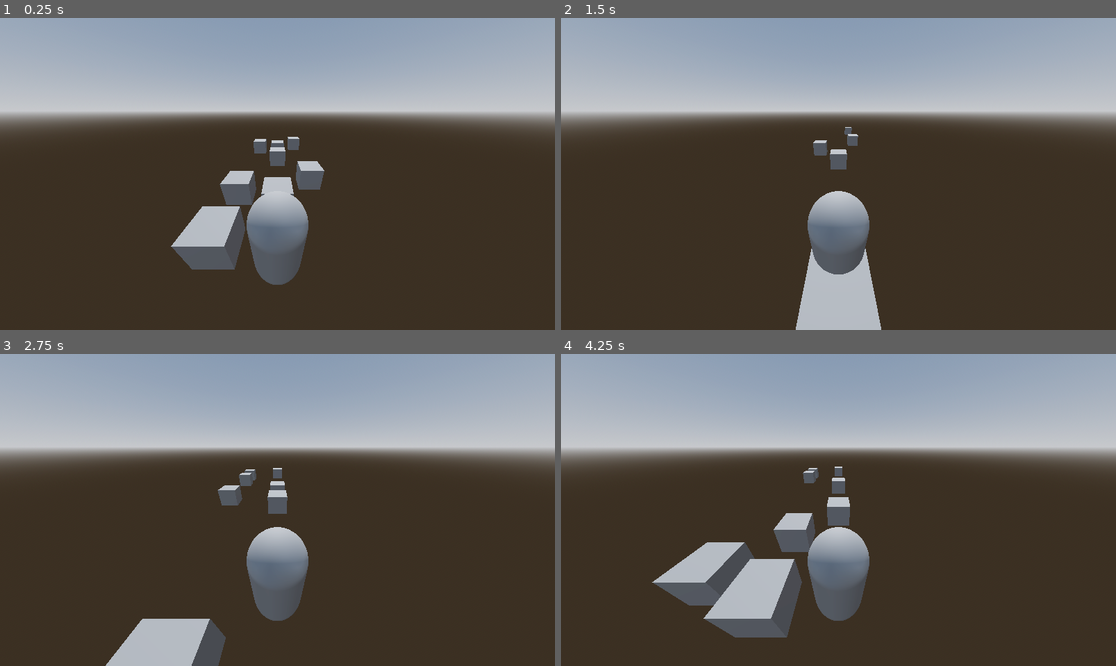
Above: before the commit, frames 1-4 (two rows, left to right).
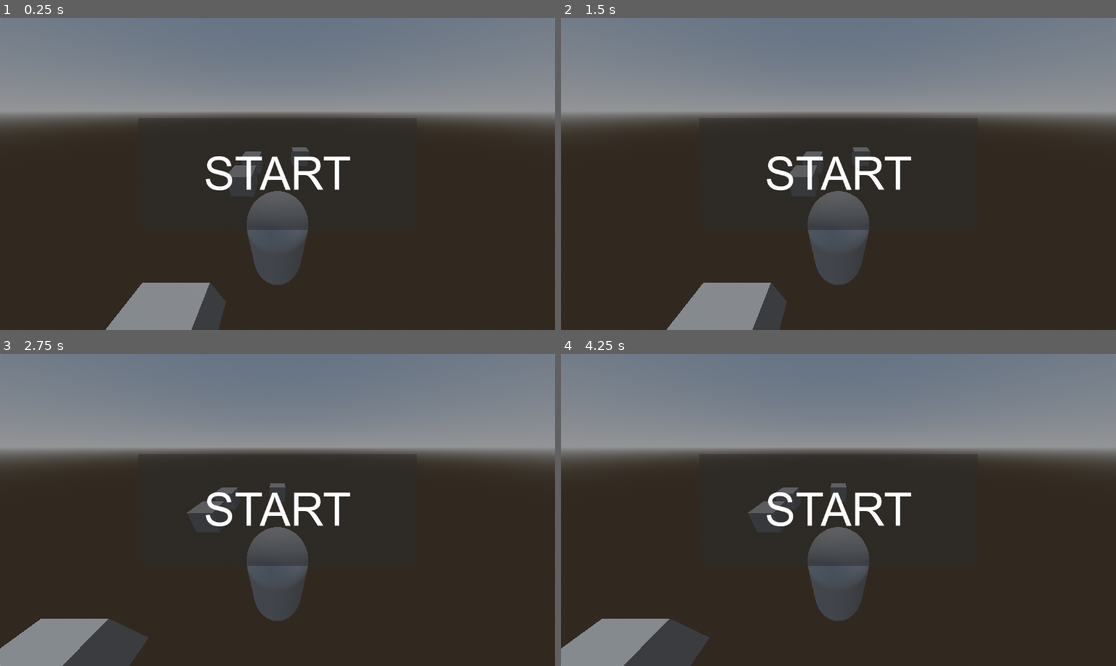
Above: after the commit, the same moments.

Repository: Alexxx180/Kazan-Tick
Game: Godot game, scene res://assets/scenes/levels/kazan.tscn
Two runs of this game, one before a commit and one after it. Both use one fixed random seed, a clock stepped at 60 frames per second and the inputs below.
Inputs (mouse positions are in pixels of both pictures, inside the frame that each line leads up to):
- Up to frame 1 (0.25 s): no input
- Up to frame 2 (1.5 s): click (838, 174) at 0.5 s, where only the run after the commit has a clickable "START"; click (838, 174) at 1.25 s, where only the run after the commit has a clickable "START"
- Up to frame 3 (2.75 s): hold Right (right) from 2.03 s (still down); tap Space (jump) at 2.27 s
- Up to frame 4 (4.25 s): release Right (right) at 2.78 s; hold Down (down) 2.78-3.53 s; tap Space (jump) at 3.02 s; hold Right (right) from 3.53 s (still down)

The runs differ from the first frame. In frame 1, 42% of the frame differs, in the area x 0-100%, y 0-100%; in frame 2, 42%; in frame 3, 42%; in frame 4, 46%.

Commit message:
UI: Start screen

Diff:
--- /dev/null
+++ b/assets/resources/runtime/fonts/arial/arial.tres
@@ -0,0 +1,9 @@
+[gd_resource type="FontFile" format=3 uid="uid://cimbcsodcpqih"]
+
+[resource]
+cache/0/16/0/ascent = 0.0
+cache/0/16/0/descent = 0.0
+cache/0/16/0/underline_position = 0.0
+cache/0/16/0/underline_thickness = 0.0
+cache/0/16/0/scale = 1.0
+cache/0/16/0/kerning_overrides/16/0 = Vector2(0, 0)
--- /dev/null
+++ b/assets/resources/runtime/themes/caption.tres
@@ -0,0 +1,16 @@
+[gd_resource type="Theme" load_steps=3 format=3 uid="uid://dx8ulouwush12"]
+
+[ext_resource type="FontFile" uid="uid://c54ec7olcgmsd" path="res://assets/resources/runtime/fonts/arial/ttf/arial.ttf" id="1_f6uog"]
+
+[sub_resource type="FontFile" id="FontFile_y0n0v"]
+cache/0/16/0/ascent = 0.0
+cache/0/16/0/descent = 0.0
+cache/0/16/0/underline_position = 0.0
+cache/0/16/0/underline_thickness = 0.0
+cache/0/16/0/scale = 1.0
+cache/0/16/0/kerning_overrides/16/0 = Vector2(0, 0)
+
+[resource]
+default_font = ExtResource("1_f6uog")
+default_font_size = 96
+/fonts/caption = SubResource("FontFile_y0n0v")
--- a/assets/scenes/actors/controllers/terrain.tscn
+++ b/assets/scenes/actors/controllers/terrain.tscn
@@ -4,4 +4,3 @@
 
 [node name="terrain" type="Node3D"]
 script = ExtResource("1_j6tu8")
-terrian_blocks_path = "res://assets/scenes/actors/blocks/areas/left/middle/right/"
--- a/assets/scenes/actors/hero.tscn
+++ b/assets/scenes/actors/hero.tscn
@@ -1,8 +1,9 @@
-[gd_scene load_steps=4 format=3 uid="uid://cfi67atue4lrh"]
+[gd_scene load_steps=5 format=3 uid="uid://cfi67atue4lrh"]
 
 [ext_resource type="Script" path="res://assets/scripts/player/moves.gd" id="1_n6ecw"]
 [ext_resource type="Shape3D" uid="uid://dhuv61g65fkt" path="res://assets/resources/runtime/templates/materials/shapes/humanoid.tres" id="1_ty4wy"]
 [ext_resource type="CapsuleMesh" uid="uid://bo405jfge7od8" path="res://assets/resources/runtime/templates/materials/meshes/humanoid.tres" id="2_e3ejg"]
+[ext_resource type="PackedScene" uid="uid://cxxnrcvqee4rg" path="res://assets/scenes/ui/screens/retry.tscn" id="4_0vc1d"]
 
 [node name="hero" type="CharacterBody3D"]
 transform = Transform3D(1, 0, 0, 0, 1, 0, 0, 0, 1, 0, 1.1, 0)
@@ -17,3 +18,5 @@
 [node name="vision" type="Camera3D" parent="."]
 transform = Transform3D(-1, -4.37114e-08, 7.57103e-08, 0, 0.866025, 0.5, -8.74228e-08, 0.5, -0.866025, 0, 2.10124, -1.18798)
 fov = 110.0
+
+[node name="retry" parent="vision" instance=ExtResource("4_0vc1d")]
--- /dev/null
+++ b/assets/scenes/ui/elements/start.tscn
@@ -0,0 +1,46 @@
+[gd_scene load_steps=3 format=3 uid="uid://ca63la17sjoj2"]
+
+[ext_resource type="Script" path="res://assets/scripts/ui/retry.gd" id="1_inrsl"]
+[ext_resource type="Theme" uid="uid://dx8ulouwush12" path="res://assets/resources/runtime/themes/caption.tres" id="1_kuf46"]
+
+[node name="start" type="Button"]
+self_modulate = Color(1, 1, 1, 0.501961)
+anchors_preset = 15
+anchor_right = 1.0
+anchor_bottom = 1.0
+grow_horizontal = 2
+grow_vertical = 2
+script = ExtResource("1_inrsl")
+
+[node name="decoration" type="ColorRect" parent="."]
+layout_mode = 1
+anchors_preset = 8
+anchor_left = 0.5
+anchor_top = 0.5
+anchor_right = 0.5
+anchor_bottom = 0.5
+offset_left = -289.0
+offset_top = -116.0
+offset_right = 289.0
+offset_bottom = 116.0
+grow_horizontal = 2
+grow_vertical = 2
+color = Color(0.168627, 0.168627, 0.168627, 0.501961)
+
+[node name="text" type="Label" parent="."]
+layout_mode = 1
+anchors_preset = 8
+anchor_left = 0.5
+anchor_top = 0.5
+anchor_right = 0.5
+anchor_bottom = 0.5
+offset_left = -20.0
+offset_top = -13.0
+offset_right = 20.0
+offset_bottom = 13.0
+grow_horizontal = 2
+grow_vertical = 2
+theme = ExtResource("1_kuf46")
+text = "START"
+
+[connection signal="pressed" from="." to="." method="_retry"]
--- /dev/null
+++ b/assets/scenes/ui/screens/retry.tscn
@@ -0,0 +1,14 @@
+[gd_scene load_steps=2 format=3 uid="uid://cxxnrcvqee4rg"]
+
+[ext_resource type="PackedScene" uid="uid://ca63la17sjoj2" path="res://assets/scenes/ui/elements/start.tscn" id="1_hx0ft"]
+
+[node name="retry" type="Control"]
+layout_mode = 3
+anchors_preset = 15
+anchor_right = 1.0
+anchor_bottom = 1.0
+grow_horizontal = 2
+grow_vertical = 2
+
+[node name="press" parent="." instance=ExtResource("1_hx0ft")]
+layout_mode = 1
--- a/assets/scripts/controllers/terrain.gd
+++ b/assets/scripts/controllers/terrain.gd
@@ -7,6 +7,7 @@
 ## When a given block passes behind this node it is removed and a new block
 ## is added to the far end of the conveyor
 
+@export var paused = true
 ## Holds the catalog of loaded terrain block scenes
 @export var TerrainBlocks: Array = []
 ## The set of terrain blocks which are currently rendered to viewport
@@ -22,9 +23,12 @@
 	_load_terrain_scenes(terrain_blocks_path)
 	_init_blocks(num_terrain_blocks)
 
+func _switch_pause():
+	paused = !paused
 
 func _physics_process(delta: float) -> void:
-	_progress_terrain(delta)
+	if (not paused):
+		_progress_terrain(delta)
 
 func _get_mesh_center(block: Node3D):
 	var instance = block.get_node("floor/mesh")
--- /dev/null
+++ b/assets/scripts/ui/config.gd
@@ -0,0 +1,12 @@
+extends Node
+
+signal pause_pressed
+
+func _process(_delta):
+	if Input.is_action_just_pressed("toggle_fullscreen"):
+		var fullscreen =  DisplayServer.window_get_mode() == DisplayServer.WINDOW_MODE_FULLSCREEN
+		var mode = DisplayServer.WINDOW_MODE_MAXIMIZED if (fullscreen) else DisplayServer.WINDOW_MODE_FULLSCREEN
+		DisplayServer.window_set_mode(mode)
+
+	if Input.is_action_just_pressed("pause"):
+		emit_signal("pause_pressed")
--- /dev/null
+++ b/assets/scripts/ui/retry.gd
@@ -0,0 +1,6 @@
+extends Button
+
+@export var level = ""
+
+func _retry():
+	get_tree().reload_scene(level)
Binary file added: assets/resources/runtime/fonts/arial/ttf/ARIALN.TTF
Not shown, added: assets/resources/runtime/fonts/arial/ttf/ARIALN.TTF.import
Binary file added: assets/resources/runtime/fonts/arial/ttf/ARIALNB.TTF
Not shown, added: assets/resources/runtime/fonts/arial/ttf/ARIALNB.TTF.import
Binary file added: assets/resources/runtime/fonts/arial/ttf/ARIALNBI.TTF
Not shown, added: assets/resources/runtime/fonts/arial/ttf/ARIALNBI.TTF.import
Binary file added: assets/resources/runtime/fonts/arial/ttf/ARIALNI.TTF
Not shown, added: assets/resources/runtime/fonts/arial/ttf/ARIALNI.TTF.import
Binary file added: assets/resources/runtime/fonts/arial/ttf/ARLRDBD.TTF
Not shown, added: assets/resources/runtime/fonts/arial/ttf/ARLRDBD.TTF.import
Binary file added: assets/resources/runtime/fonts/arial/ttf/arial.ttf
Not shown, added: assets/resources/runtime/fonts/arial/ttf/arial.ttf.import
(and 8 more such lines)
